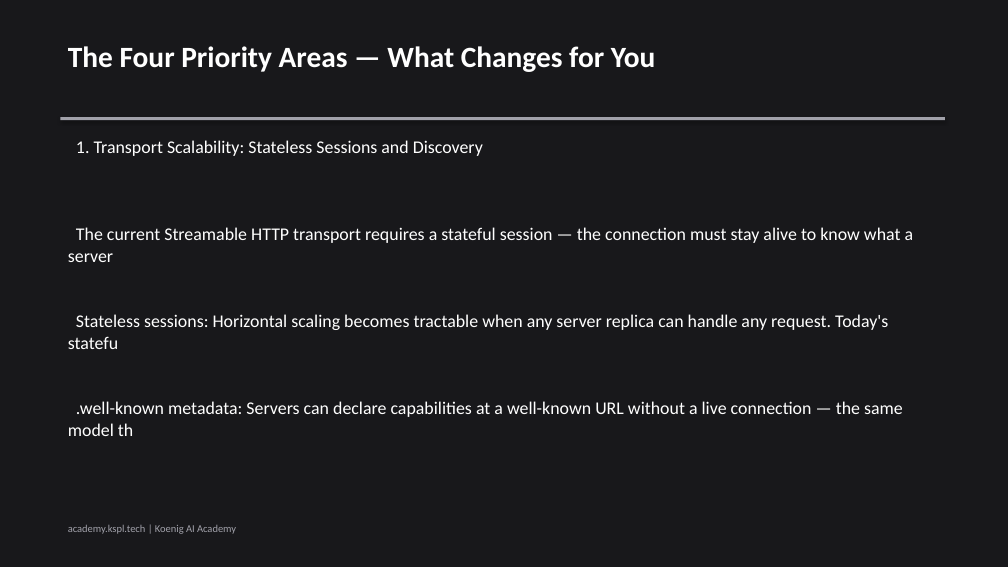
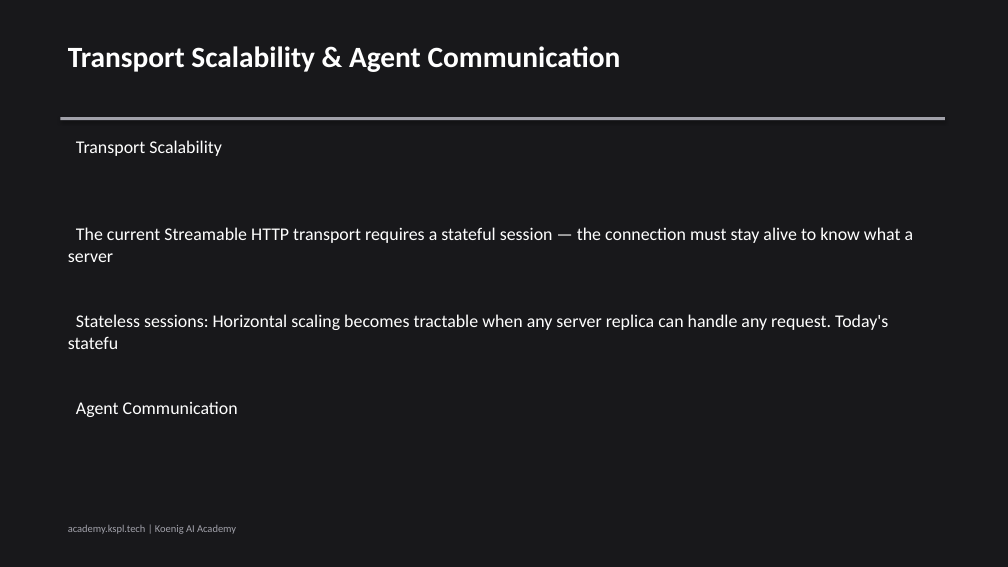
Before and after one commit to Koenig-Solutions-Private-Limited/koenig-ai-org, a slide deck: slide 4 of vault/blogs/mcp-2026-roadmap-explained/slides.pptx (slide 3 before the commit). Drawn at 1008x567 pixels with LibreOffice and Linux fonts; fonts in the diff are those of the drawing. Boxes give left, top, right and bottom in pixels: in the first picture for what was removed or moved away, otherwise in the second. Text is boxed around its words. In the diff, an @@ line names an element or a change of style, - is before the commit and + after.

```diff
--- a/vault/blogs/mcp-2026-roadmap-explained/slides.pptx
+++ b/vault/blogs/mcp-2026-roadmap-explained/slides.pptx
@@ text at <box>68,46,621,72</box>: text changed @@
-The Four Priority Areas — What Changes for You
+Transport Scalability & Agent Communication
@@ text at <box>76,140,222,156</box>: text changed @@
-1. Transport Scalability: Stateless Sessions and Discovery
+Transport Scalability
@@ text at <box>76,401,238,417</box>: text changed @@
-.well-known metadata: Servers can declare capabilities at a well-known URL without a live connection — the same model th
+Agent Communication
```
Also in this commit, not shown: 2 other slides changed, 2 slides added, 1 other file.
